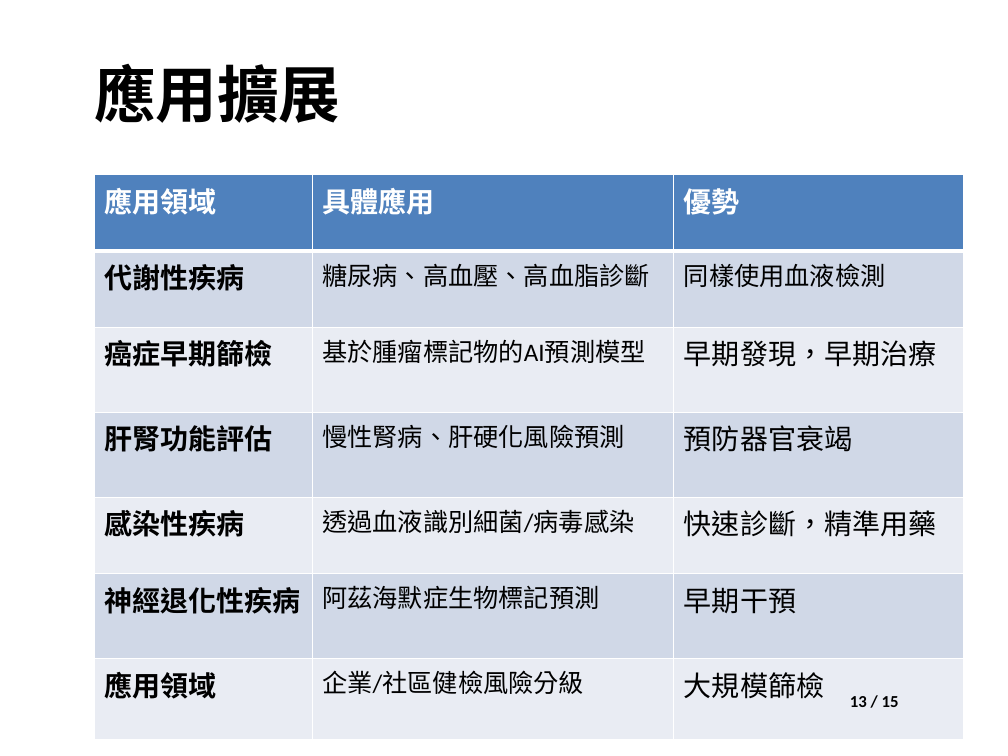
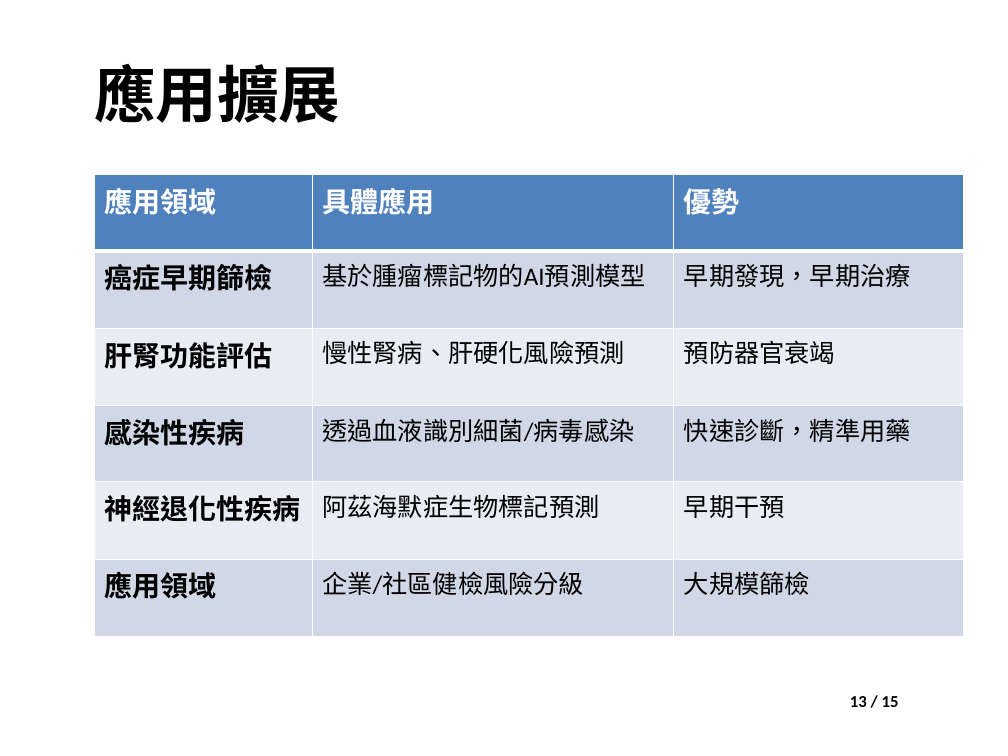
Before and after one commit to joechiboo/ResearchSeminar-3H, a slide deck: slide 13 of 提交檔案/專題討論_21138X006_紀伯喬_wVBA.pptm. Drawn at 1008x756 pixels with LibreOffice and Linux fonts; fonts in the diff are those of the drawing; background and template pictures are left out. Boxes give left, top, right and bottom in pixels: in the first picture for what was removed or moved away, otherwise in the second. Text is boxed around its words. In the diff, an @@ line names an element or a change of style, - is before the commit and + after.

```diff
--- a/提交檔案/專題討論_21138X006_紀伯喬_wVBA.pptm
+++ b/提交檔案/專題討論_21138X006_紀伯喬_wVBA.pptm
@@ table at [94, 175, 964, 632] @@
-row 2: 代謝性疾病 | 糖尿病、高血壓、高血脂診斷 | 同樣使用血液檢測
```
Also in this commit, not shown: 7 other slides changed, 1 slide added, 1 slide removed, 4 other files.
